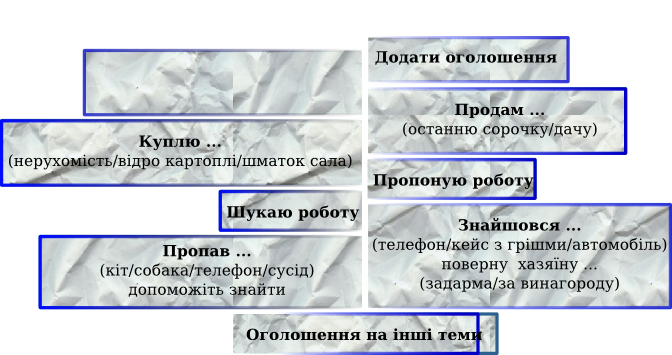
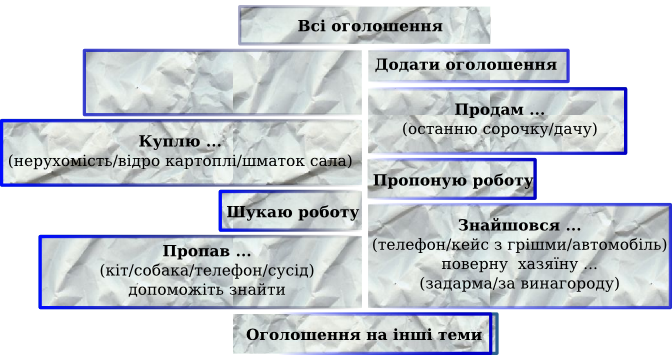
Layers edited between the first and the second 672 x 355 image:
added layer "new" above "ATEST" over [0, 5, 672, 355]
hid "ATEST" over [0, 36, 672, 355]
